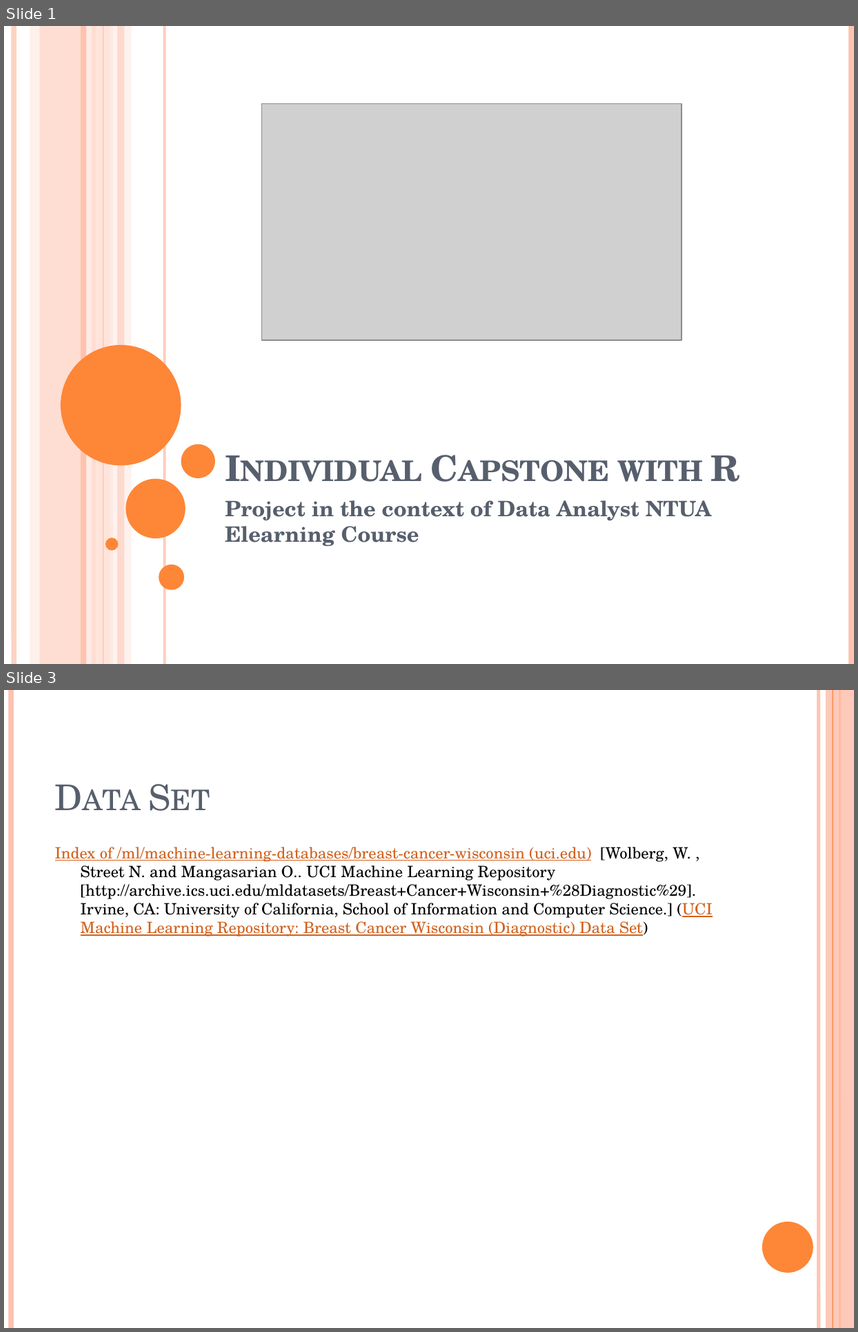
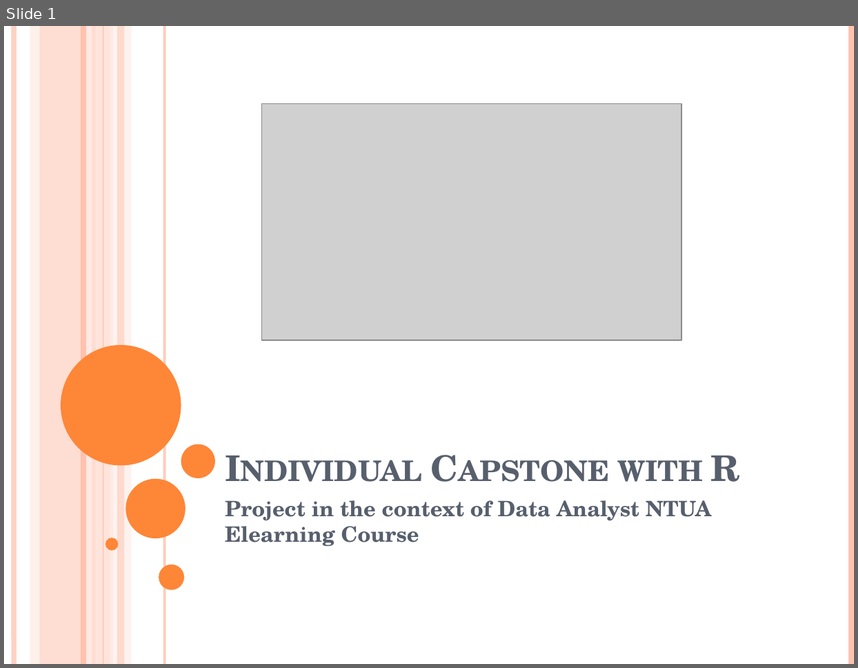
Before and after one commit to Vasilisdi/Data-Analyst-NTUA-Course---Vasileios-Dimitriou, a slide deck: Vasileios Dimitriou.pptx. Shown one above the other, each under a label of ours: slides 1 and 3 before the commit, slide 1 after it; the slides between them are not shown. The pictures are 858x1332 and 858x668 pixels, drawn with LibreOffice and Linux fonts; fonts in the diff are those of the drawing; grey boxes stand for pictures. Boxes give left, top, right and bottom in pixels: in the first picture for what was removed or moved away, otherwise in the second. Text is boxed around its words. In the diff, an @@ line names an element or a change of style, - is before the commit and + after.

```diff
--- a/Vasileios Dimitriou.pptx
+++ b/Vasileios Dimitriou.pptx
@@ slide 3 removed at box(4, 690, 854, 1328), background #FFFFFF @@
@@ line removed from (11, 690) to (11, 1328) @@
@@ line removed from (818, 690) to (818, 1328) @@
@@ rectangle removed at box(826, 690, 854, 1328) @@
@@ line removed from (833, 690) to (833, 1328) @@
@@ line removed from (840, 690) to (840, 1328) @@
@@ title removed at box(47, 716, 741, 822) @@
-Data Set
@@ text removed at box(55, 847, 712, 936) @@
-Index of /ml/machine-learning-databases/breast-cancer-wisconsin (uci.edu) [Wolberg, W. , Street N. and Mangasarian O.. UCI Machine Learning Repository [http://archive.ics.uci.edu/mldatasets/Breast+Cancer+Wisconsin+%28Diagnostic%29]. Irvine, CA: University of California, School of Information and Computer Science.] (UCI Machine Learning Repository: Breast Cancer Wisconsin (Diagnostic) Data Set)
@@ ellipse removed at box(762, 1221, 813, 1272) @@
```
Also in this commit, not shown: 1 slide changed, 3 slides added, 2 other files.
